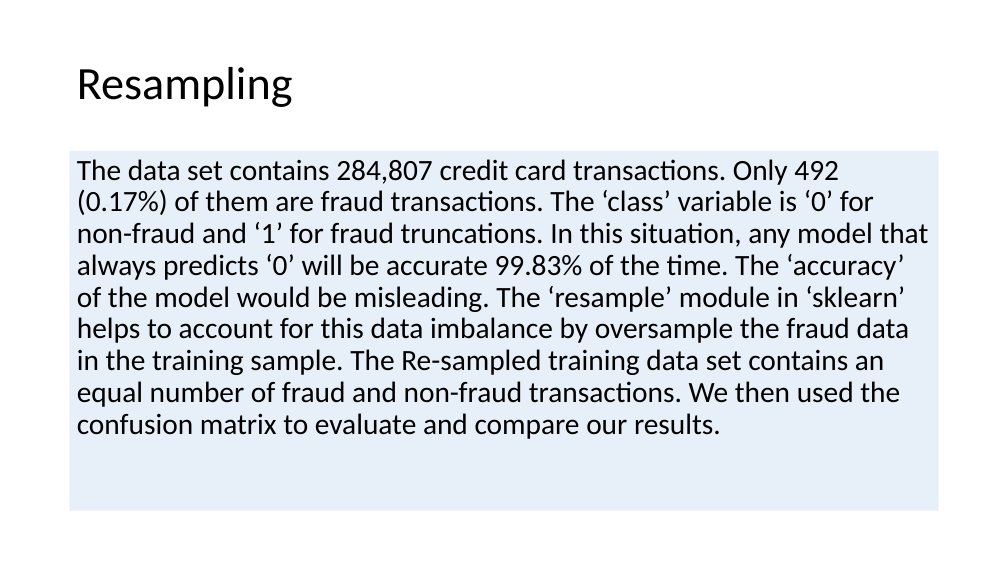
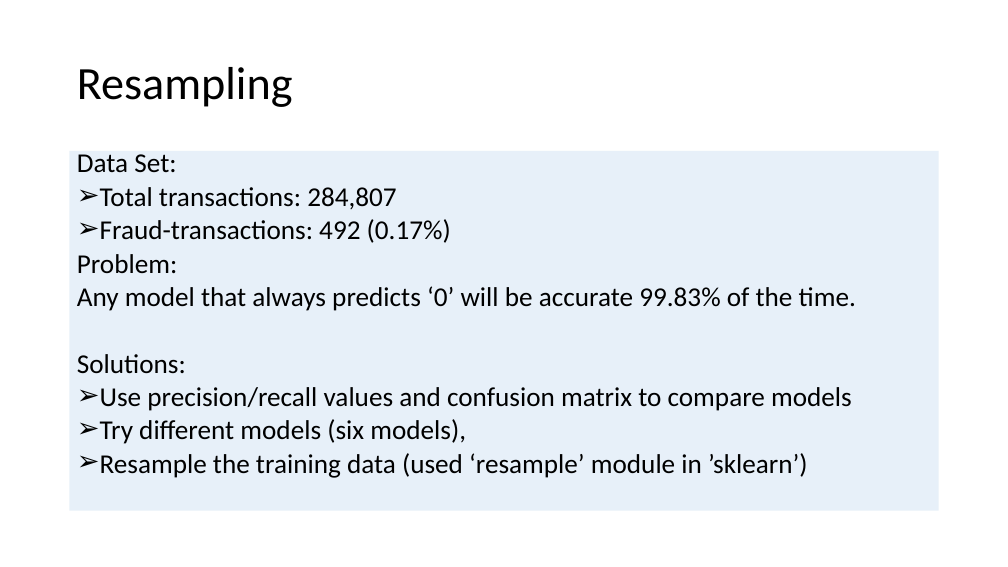
Before and after one commit to allidoiswen/GhostMode, a slide deck: slide 3 of Credit_Card_Fraud_Presentation.pptx (slide 4 before the commit). Drawn at 1008x567 pixels with LibreOffice and Linux fonts; fonts in the diff are those of the drawing; background and template pictures are left out. Boxes give left, top, right and bottom in pixels: in the first picture for what was removed or moved away, otherwise in the second. Text is boxed around its words. In the diff, an @@ line names an element or a change of style, - is before the commit and + after.

Commit message:
Updated Presentation

```diff
--- a/Credit_Card_Fraud_Presentation.pptx
+++ b/Credit_Card_Fraud_Presentation.pptx
@@ text at [77, 154, 856, 478]: text changed; size 28 to 25.9 pt @@
-The data set contains 284,807 credit card transactions. Only 492 (0.17%) of them are fraud transactions. The ‘class’ variable is ‘0’ for non-fraud and ‘1’ for fraud truncations. In this situation, any model that always predicts ‘0’ will be accurate 99.83% of the time. The ‘accuracy’ of the model would be misleading. The ‘resample’ module in ‘sklearn’ helps to account for this data imbalance by oversample the fraud data in the training sample. The Re-sampled training data set contains an equal number of fraud and non-fraud transactions. We then used the confusion matrix to evaluate and compare our results.
+Data Set:
+➢ Total transactions: 284,807
+➢ Fraud-transactions: 492 (0.17%)
+Problem:
+Any model that always predicts ‘0’ will be accurate 99.83% of the time.
+Solutions:
+➢ Use precision/recall values and confusion matrix to compare models
+➢ Try different models (six models),
+➢ Resample the training data (used ‘resample’ module in ’sklearn’)
```
Also in this commit, not shown: 4 other slides changed, 6 slides added, 10 slides removed.
